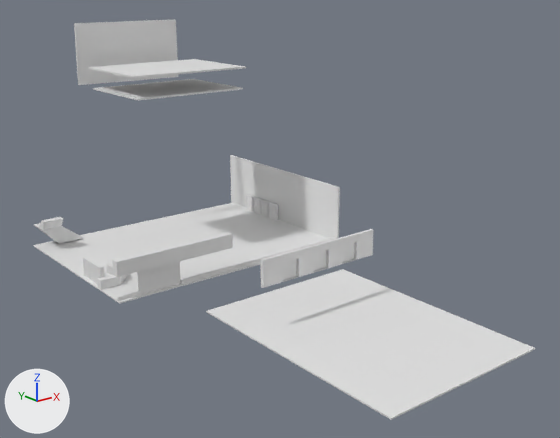
The Blender file Card shop.blend: old version first, new version second.
One viewpoint serves both versions: a camera (50 mm lens) standing at (-117.3, -153.3, 64.7) and looking at (-19.5, -31.0, 15.8). Arrows for +X, +Y and +Z are at lower left; the lights stay in place.

Script lines for the objects in view, before the commit:
```python
me_cube_003 = bpy.data.meshes.new('Cube.003')
me_cube_003.from_pydata(...)  # a box spanning x 0.5..1.0, y -12.7..9.5, z -1.0..13.5
me_cube_003.materials.append(mat_material)  # white #e7e7e7
me_cube_004 = bpy.data.meshes.new('Cube.004')
me_cube_004.from_pydata([(1.0, 13.1, 13.5), (1.0, 13.2, -1.4), (1.0, -15.1, 13.5), (1.0, -15.3, -1.2), (0.5, 13.1, 13.5), (0.5, 13.2, -1.4), (0.5, -15.1, 13.5), (0.5, -15.3, -1.2)], [], [(0, 4, 6, 2), (3, 2, 6, 7), (7, 6, 4, 5), (5, 1, 3, 7), (1, 0, 2, 3), (5, 4, 0, 1)])
me_cube_004.materials.append(mat_material)  # white #e7e7e7
me_cube_018 = bpy.data.meshes.new('Cube.018')
me_cube_018.from_pydata(...)  # a box spanning x 0.3..2.2, y -80.8..14.3, z -1.5..1.8
me_cube_018.materials.append(mat_material)  # white #e7e7e7
me_cube_020 = bpy.data.meshes.new('Cube.020')
me_cube_020.from_pydata(...)  # a box spanning x -1.0..26.7, y -14.8..1.0, z -1.0..-0.6
ob_cube_003 = bpy.data.objects.new('Cube.003', me_cube_003)
ob_cube_003.location = (-51.4, 9.9, 1.1)
ob_cube_003.scale = (1.0, 2.1, 1.0)
ob_cube_003.hide_set(True)
ob_cube_004 = bpy.data.objects.new('Cube.004', me_cube_004)
ob_cube_004.location = (-20.3, 29.1, 40.2)
ob_cube_004.rotation_euler = (0.0, 0.0, -1.571)  # degrees (0, 0, -90)
ob_cube_017 = bpy.data.objects.new('Cube.017', me_cube_018)
ob_cube_017.location = (-26.3, -14.8, 7.4)
ob_cube_017.rotation_euler = (0.0, 0.0, -1.571)  # degrees (0, 0, -90)
ob_cube_017.scale = (1.0, 0.303, 1.0)
ob_floor2 = bpy.data.objects.new('floor2', me_cube_020)
ob_floor2.location = (-48.2, 18.8, 9.0)
ob_floor2.scale = (2.22, 2.36, 1.02)
ob_floor2.hide_set(True)
# also in view: 'Cube.002' at (10.8, 6.6, 7.3); 'Cube.048' at (-21.3, 9.8, 43.9); 'Cube.045' at (-21.2, 9.9, 38.9); 'Cube.047' at (-21.2, -45.8, 11.8); 'Cube.001' at (-20.0, -56.9, 0.0)
```
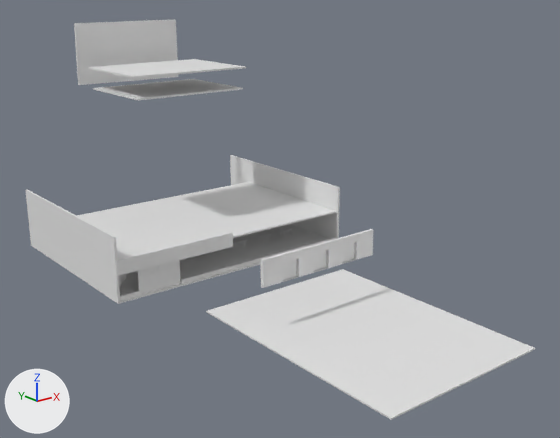
Where the change shows, as pixel boxes (x1, y1, x2, y2) in the pictures (560 x 438 px):
'floor2', shown: after (77, 182, 336, 257)
'Cube.003', shown: after (25, 189, 120, 304)
'Cube.017', moved: before (112, 232, 233, 277); after (116, 231, 233, 276)
'Cube.012', added: after (184, 226, 294, 262)
'Cube.049', unchanged, covered by the edit: before (33, 203, 329, 303); after (119, 224, 329, 303)

Edits to the bpy script that builds the scene:
```text
Add me_cube_017:
    me_cube_017.from_pydata(...)  # 40 vertices, 30 faces; spans x -1.0..1.0, y -1.0..1.0, z -31.9..1.0
Change ob_cube_003:
    remove ob_cube_003.hide_set(True)
Change ob_cube_017:
    ob_cube_017.location: (-26.3, -14.8, 7.4) -> (-26.3, -14.8, 7.7)
Change ob_floor2:
    remove ob_floor2.hide_set(True)
Add ob_cube_012:
    ob_cube_012 = bpy.data.objects.new('Cube.012', me_cube_017)
    ob_cube_012.location = (-26.4, -4.4, 2.1)
    ob_cube_012.scale = (1.88, 1.22, 0.055)
    _m = ob_cube_012.modifiers.new('Array', 'ARRAY')
    _m.count = 5
    _m.relative_offset_displace = (2.0, 0.0, 0.0)
```
